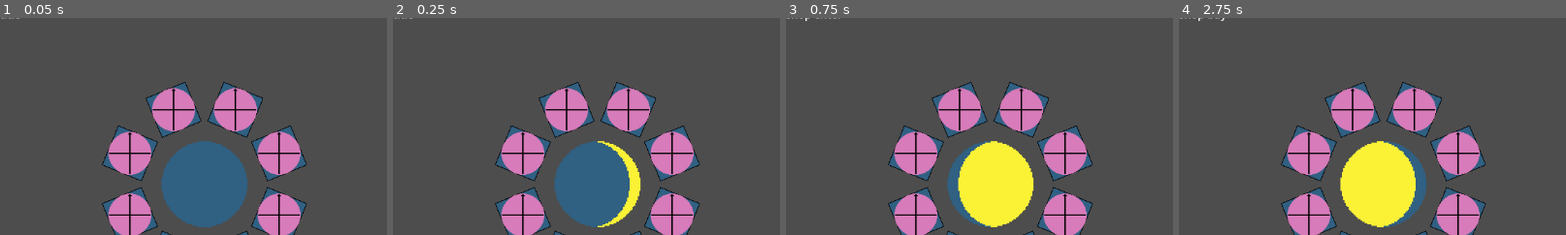
Above: before the commit, frames 1-4 (left to right).
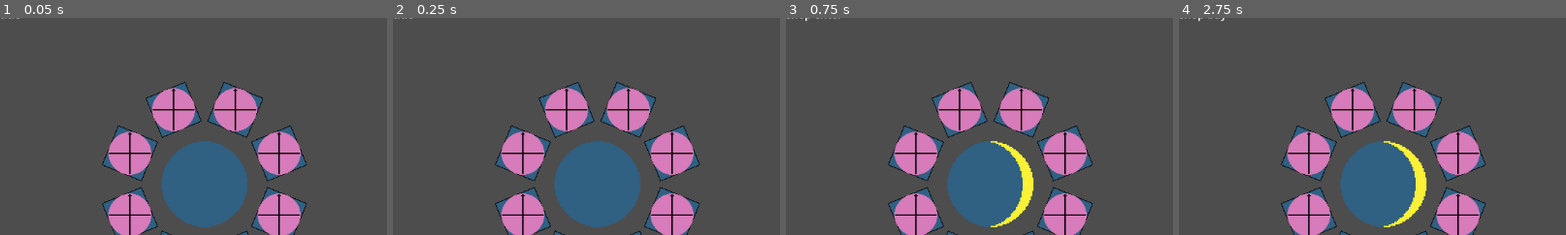
Above: after the commit, the same moments.

Repository: em-r-linso/autobattler
Game: Godot game, scene res://scenes/main.tscn
Two runs of this game, one before a commit and one after it. Both use one fixed random seed, a clock stepped at 60 frames per second and the inputs below.
Inputs:
- Up to frame 1 (0.05 s): no input
- Up to frame 2 (0.25 s): no input
- Up to frame 3 (0.75 s): click "next state" at 0.5 s
- Up to frame 4 (2.75 s): click "next state" at 1.25 s; click "next state" at 2 s
The pictures show only the part of the screen within x 0-50%, y 12-62%; the shares and areas given below are measured in that part.

Frame 1 is identical in both runs. In frame 2, 1.1% of the frame differs, in the area x 52-65%, y 56-97%; in frame 3, 5.0%; in frame 4, 6.9%, in the area x 41-65%, y 56-97%.

Commit message:
Add moon phase tracking

Diff:
--- a/scenes/main.tscn
+++ b/scenes/main.tscn
@@ -75,8 +75,9 @@
 
 [node name="main" type="Node2D" unique_id=1755058329]
 
-[node name="game manager" type="Node" parent="." unique_id=1929405047]
+[node name="game manager" type="Node" parent="." unique_id=1929405047 node_paths=PackedStringArray("player_field")]
 script = ExtResource("1_jyhfs")
+player_field = NodePath("../field")
 initial_money = 6
 
 [node name="placeholder ui container" type="VBoxContainer" parent="." unique_id=373669900]
@@ -98,9 +99,10 @@
 text = "[state]"
 script = ExtResource("4_o6xl0")
 
-[node name="field" type="Node2D" parent="." unique_id=708211173 node_paths=PackedStringArray("slots")]
+[node name="field" type="Node2D" parent="." unique_id=708211173 node_paths=PackedStringArray("moon_sprite", "slots")]
 position = Vector2(304, 327)
 script = ExtResource("5_tefeu")
+moon_sprite = NodePath("moon sprite")
 slots = [NodePath("slot1"), NodePath("slot2"), NodePath("slot3"), NodePath("slot4"), NodePath("slot5"), NodePath("slot6"), NodePath("slot7"), NodePath("slot8")]
 radius = 120.0
 
--- a/scenes/moon_sprite.gd
+++ b/scenes/moon_sprite.gd
@@ -1,5 +1,9 @@
-extends AnimatedSprite2D
+class_name MoonSprite extends AnimatedSprite2D
 
 
-func _ready():
-	play()
+var moon_phase = Field.MOON_PHASE.NEW_MOON:
+	get:
+		return moon_phase
+	set(value):
+		moon_phase = value
+		frame = moon_phase
--- a/scenes/slot.gd
+++ b/scenes/slot.gd
@@ -9,5 +9,4 @@
 		return angle
 	set(value):
 		angle = value
-		print(angle)
 		slot_sprite.rotate(angle)
--- a/scripts/field.gd
+++ b/scripts/field.gd
@@ -1,8 +1,27 @@
-extends Node2D
+class_name Field extends Node2D
 
 
+enum MOON_PHASE {
+	NEW_MOON,
+	WAXING_CRESCENT,
+	FIRST_QUARTER,
+	WAXING_GIBBOUS,
+	FULL_MOON,
+	WANING_GIBBOUS,
+	LAST_QUARTER,
+	WANING_CRESCENT
+}
+
+@export var moon_sprite : MoonSprite
 @export var slots : Array[Slot]
 @export var radius = 10.0
+@export var moon_phase = MOON_PHASE.NEW_MOON:
+	get:
+		return moon_phase
+	set(value):
+		moon_phase = value
+		moon_sprite.moon_phase = moon_phase
+
 
 
 func _ready() -> void:
--- a/scripts/game_manager.gd
+++ b/scripts/game_manager.gd
@@ -24,6 +24,7 @@
 }
 
 
+@export var player_field : Field
 @export var initial_state = STATE.TITLE
 @export var initial_money = 0
 @export var interest_rate = 0.2 # 0.2 == 20% == 1 interest per 5 money
@@ -73,3 +74,4 @@
 
 func on_state_shop_enter():
 	money += min(floor(money * interest_rate), max_interest)
+	player_field.moon_phase = (player_field.moon_phase + 1) % Field.MOON_PHASE.size()
